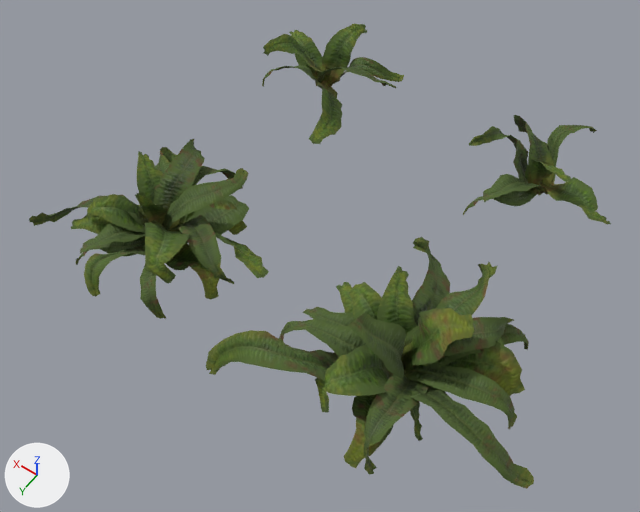
The glTF model models/environment/fern.glb: old version first, new version second.
The view is the same before and after, from a camera (50 mm lens) standing at (-0.65, 1.35, 2.5) and looking at (0.47, -0.21, 0.04). Every picture has the same lights, and +X, +Y and +Z are marked at lower left. The older version comes first.

The first picture shows 'fern_02_a', 'fern_02_b', 'fern_02_c', 'fern_02_d'.
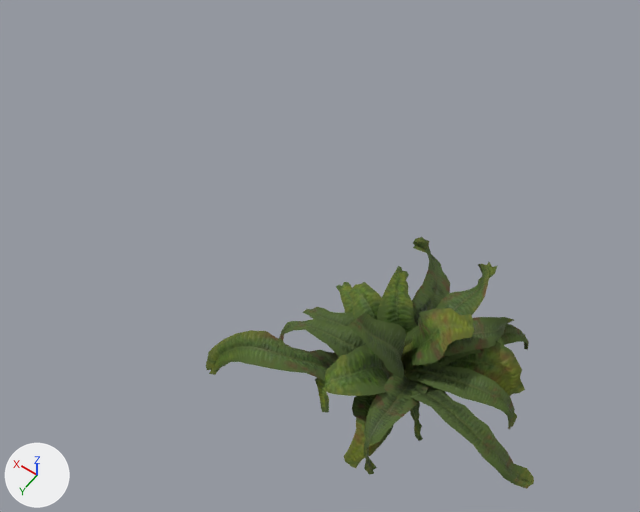
The newer file is also turned or shifted as a whole; pictures and numbers use the older file's frame.

The change, as a list of edits to the scene's bpy script:
```text
Remove ob_fern_02_c:
    ob_fern_02_c = bpy.data.objects.new('fern_02_c', me_plane_044)
    ob_fern_02_c.location = (1.0, 0.0, 0.0)
Remove ob_fern_02_a:
    ob_fern_02_a = bpy.data.objects.new('fern_02_a', me_plane_006)
    ob_fern_02_a.location = (0.0, -1.0, 0.0)
Remove ob_fern_02_d:
    ob_fern_02_d = bpy.data.objects.new('fern_02_d', me_plane_059)
    ob_fern_02_d.location = (1.0, -1.0, 0.0)
```

Where the change shows, as pixel boxes [x1, y1, x2, y2] in the pictures (640 x 512 px):
'fern_02_c', deleted (green)
    before: [29, 139, 269, 319]
'fern_02_a', deleted (green)
    before: [463, 115, 611, 224]
'fern_02_d', deleted (green)
    before: [262, 23, 404, 144]
